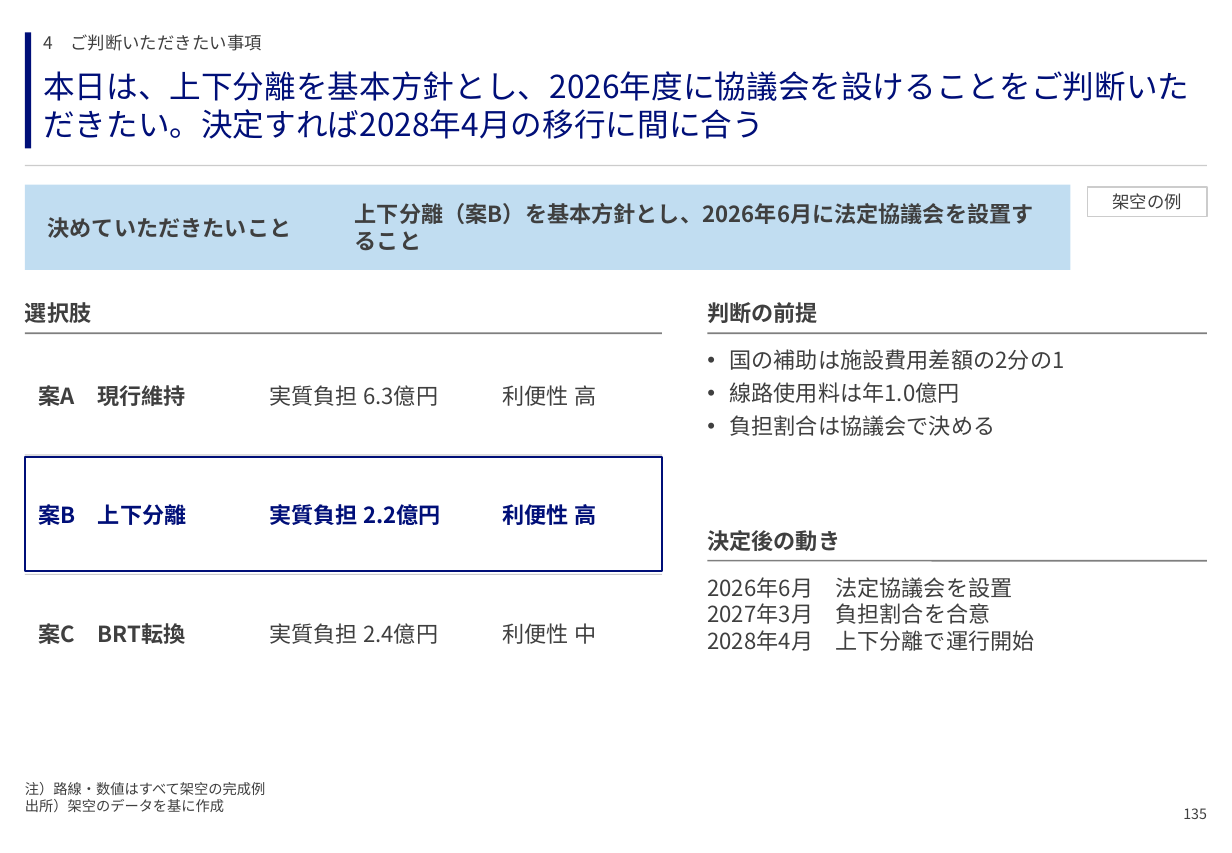
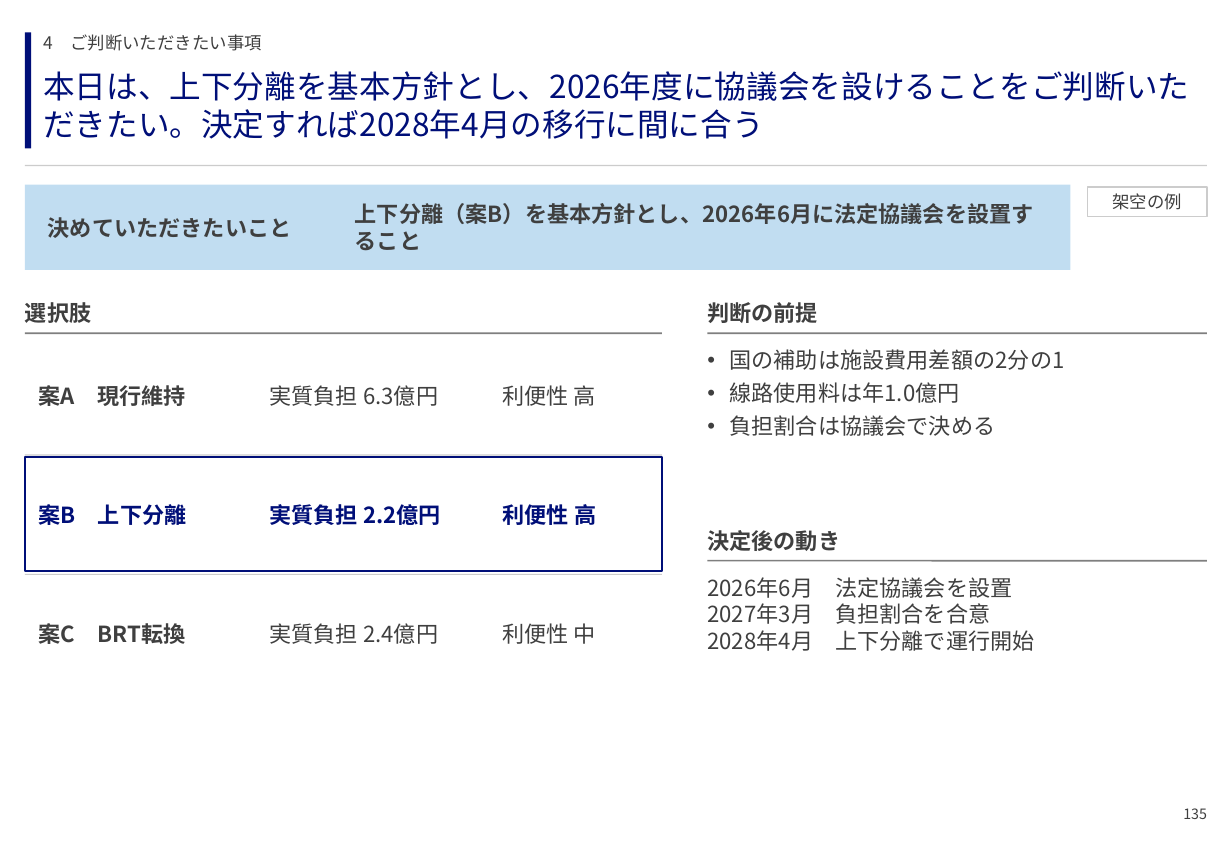
Before and after one commit to GontaHH/slide_builder, a slide deck: slide 137 of patterns/pattern-deck.pptx. Drawn at 1232x853 pixels with LibreOffice and Linux fonts; fonts in the diff are those of the drawing. Boxes give left, top, right and bottom in pixels: in the first picture for what was removed or moved away, otherwise in the second. Text is boxed around its words. In the diff, an @@ line names an element or a change of style, - is before the commit and + after.

```diff
--- a/patterns/pattern-deck.pptx
+++ b/patterns/pattern-deck.pptx
@@ text removed at box(25, 782, 265, 812) @@
-注）路線・数値はすべて架空の完成例
-出所）架空のデータを基に作成
```
Also in this commit, not shown: 15 other slides changed, 1 other file.
